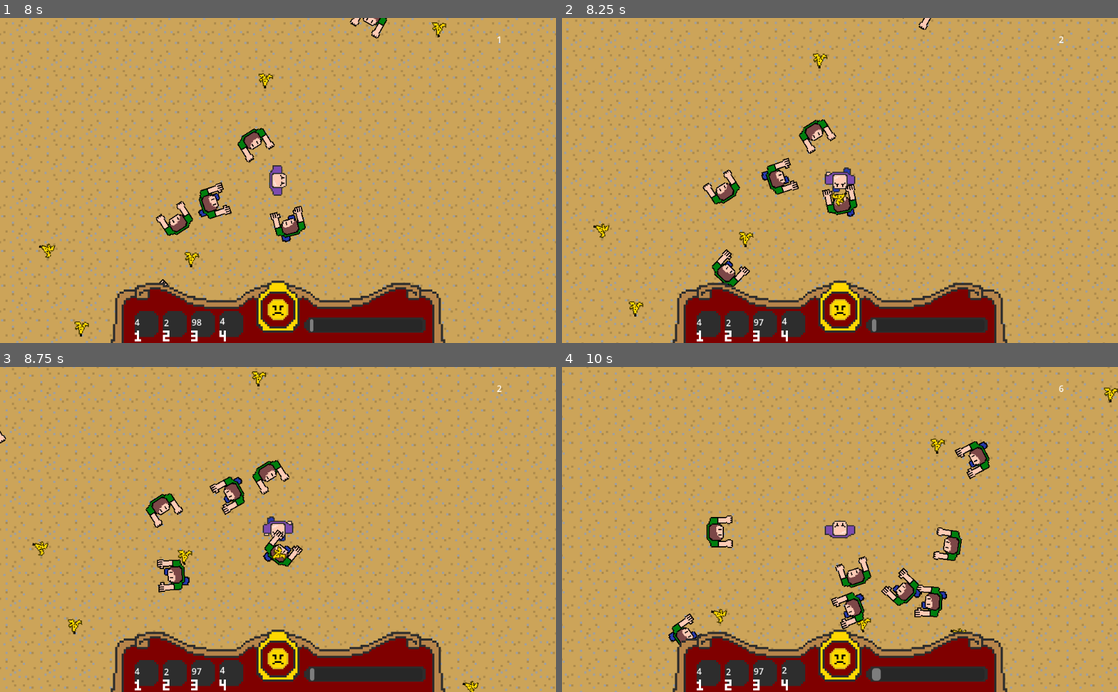
Above: before the commit, frames 1-4 (two rows, left to right).
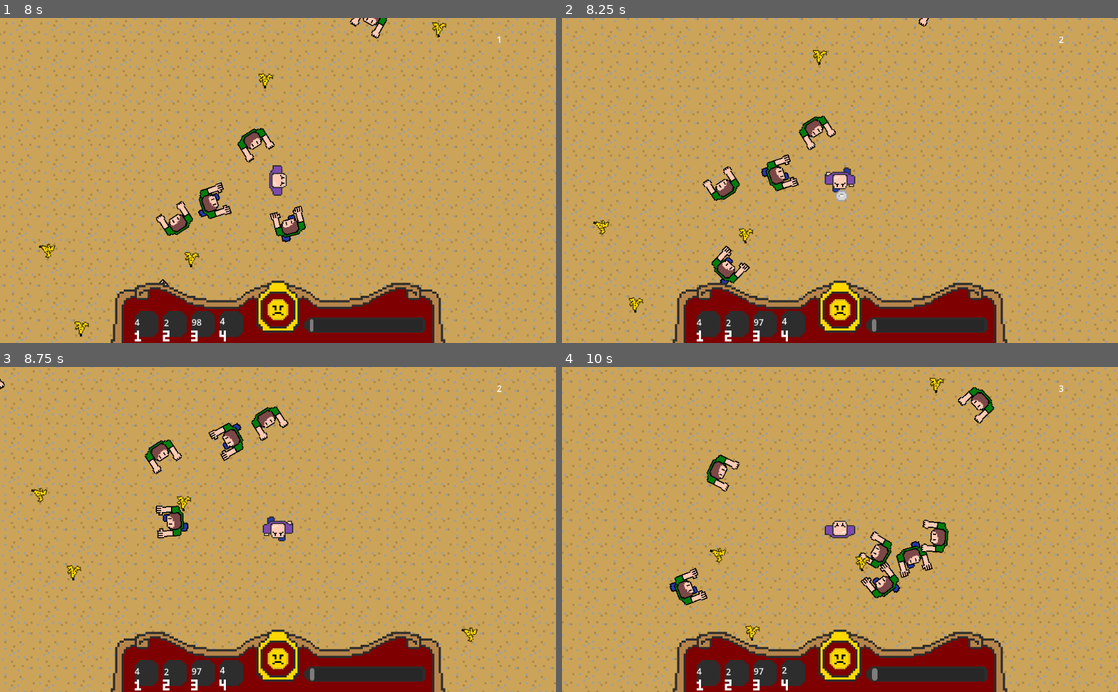
Above: after the commit, the same moments.

Repository: JessicaCC-gd/GGJ2024-2_4_1
Game: Godot game, scene res://level.tscn
Two runs of this game, one before a commit and one after it. Both use one fixed random seed, a clock stepped at 60 frames per second and the inputs below.
Inputs:
- Up to frame 1 (8 s): tap Enter at 0.5 s; hold Right (move_right) 0.53-1.28 s; tap 1 (action_1) at 0.6, 3.6, 6.6 s; hold Down (move_down) 1.28-2.03 s; tap 2 (action_2) at 1.35, 4.35, 7.35 s; hold Right (move_right) 2.03-2.78 s; tap 3 (action_3) at 2.1, 5.1 s; hold Up (move_up) 2.78-3.53 s; tap 4 (action_4) at 2.85, 5.85 s; hold Left (move_left) 3.53-5.03 s; hold Down (move_down) 5.03-5.78 s; hold Right (move_right) 5.78-6.53 s; hold Up (move_up) 6.53-7.28 s; hold Right (move_right) from 7.28 s (still down)
- Up to frame 2 (8.25 s): release Right (move_right) at 8.03 s; hold Down (move_down) from 8.03 s (still down); tap 3 (action_3) at 8.1 s
- Up to frame 3 (8.75 s): keep holding Down (move_down)
- Up to frame 4 (10 s): release Down (move_down) at 8.78 s; hold Left (move_left) 8.78-9.53 s; tap 4 (action_4) at 8.85 s; hold Up (move_up) from 9.53 s (still down); tap 1 (action_1) at 9.6 s

Frame 1 is identical in both runs. In frame 2, 17% of the frame differs, in the area x 0-100%, y 0-100%; in frame 3, 17%; in frame 4, 19%.

Commit message:
fixed bananas again again again

Diff:
--- a/banana.tscn
+++ b/banana.tscn
@@ -34,3 +34,5 @@
 
 [node name="CollisionShape2D2" type="CollisionShape2D" parent="."]
 shape = SubResource("CircleShape2D_5fars")
+
+[connection signal="body_entered" from="Area2D" to="." method="_on_area_2d_body_entered"]
Not shown, added: assets/sprites/banana_bunch.png.import
Not shown, added: assets/sprites/clown_walk.png.import
Not shown: 1 places in level.tscn that only renumber resources
